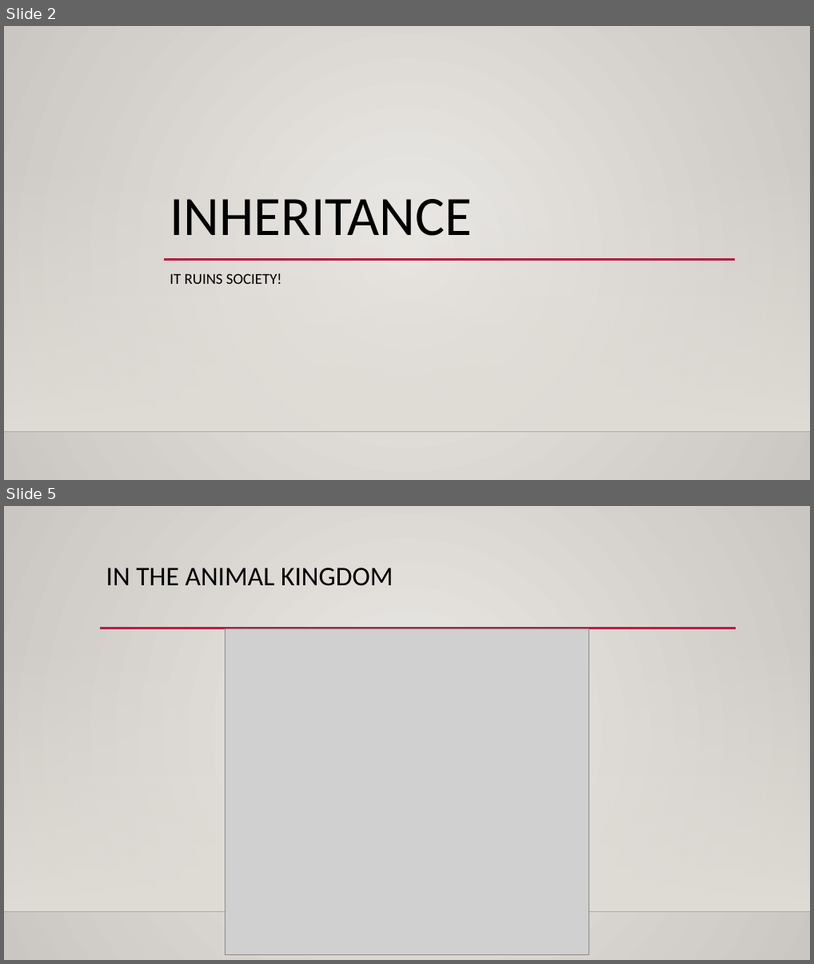
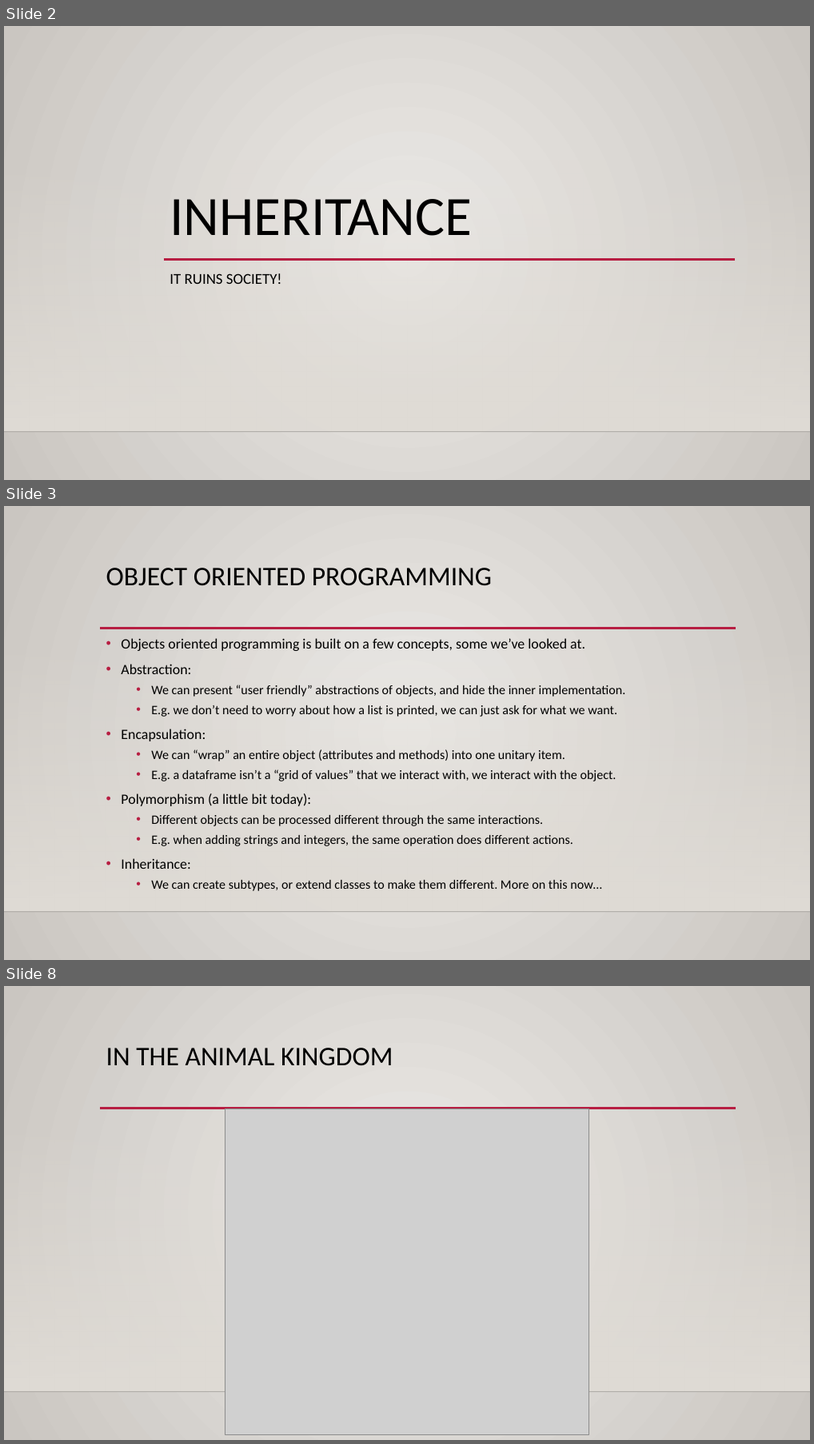
Before and after one commit to okohnkay/Programming_Basics_for_ML, a slide deck: course_material/slides/inheritance.pptx. Shown one above the other, each under a label of ours: slides 2 and 5 before the commit, slides 2, 3 and 8 after it; the slides between them are not shown. The pictures are 814x964 and 814x1444 pixels, drawn with LibreOffice and Linux fonts; fonts in the diff are those of the drawing; grey boxes stand for pictures; background and template pictures are left out. Boxes give left, top, right and bottom in pixels: in the first picture for what was removed or moved away, otherwise in the second. Text is boxed around its words. In the diff, an @@ line names an element or a change of style, - is before the commit and + after.

```diff
--- a/course_material/slides/inheritance.pptx
+++ b/course_material/slides/inheritance.pptx
@@ slide 3 added at bbox=[4, 506, 810, 960], background gradient #ECEAE7 to #CAC7C1; not listed: 3 template elements that a slide beside it also shows @@
@@ title added at bbox=[106, 568, 492, 586], 32 pt, text #000000 @@
+OBJECT ORIENTED PROGRAMMING
@@ text added at bbox=[121, 638, 626, 891], 15.3 pt, text #000000 @@
+• Objects oriented programming is built on a few concepts, some we’ve looked at.
+• Abstraction:
+  • We can present “user friendly” abstractions of objects, and hide the inner implementation.
+  • E.g. we don’t need to worry about how a list is printed, we can just ask for what we want.
+• Encapsulation:
+  • We can “wrap” an entire object (attributes and methods) into one unitary item.
+  • E.g. a dataframe isn’t a “grid of values” that we interact with, we interact with the object.
+• Polymorphism (a little bit today):
+  • Different objects can be processed different through the same interactions.
+  • E.g. when adding strings and integers, the same operation does different actions.
+• Inheritance:
+  • We can create subtypes, or extend classes to make them different. More on this now…
@@ what was slide 5 is now slide 8 @@
```
Also in this commit, not shown: 3 slides changed, 5 other slides added, 1 slide removed.
